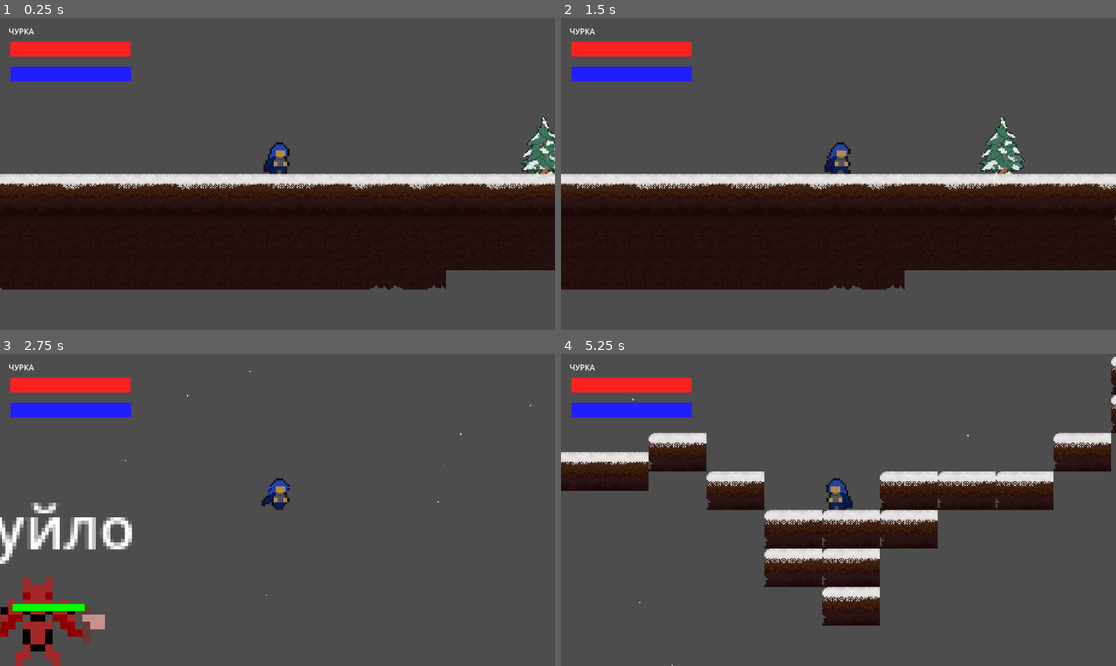
Above: before the commit, frames 1-4 (two rows, left to right).
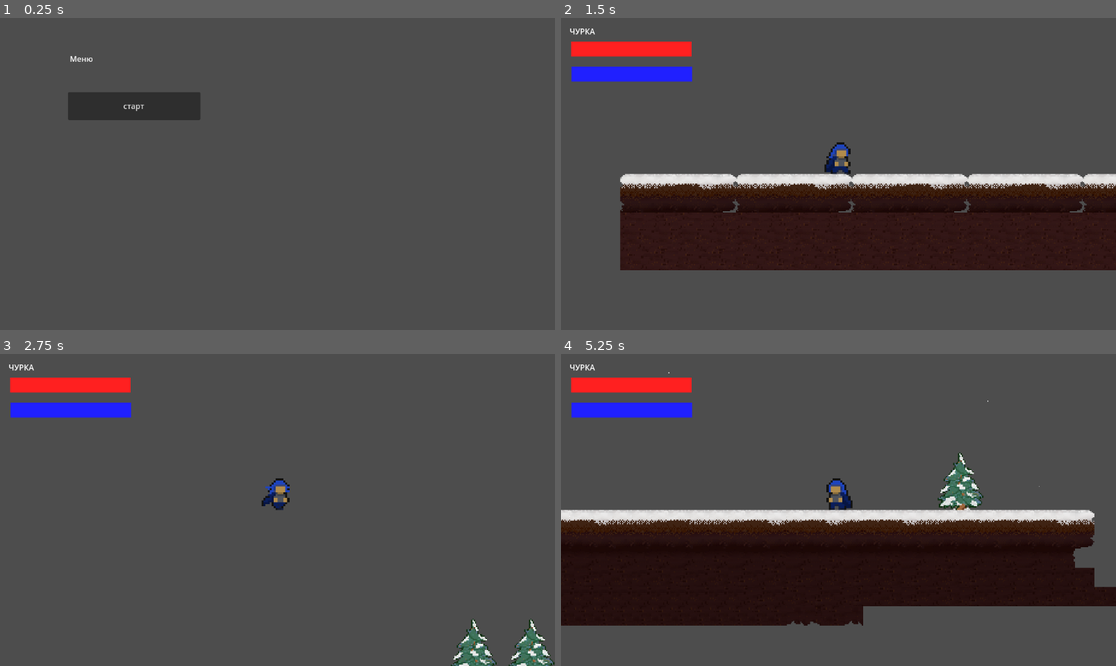
Above: after the commit, the same moments.

Repository: nfl-404/godot_proj
Game: Godot game, scene res://LevelManager/Menu.tscn
Same seed, same stepped clock (60 frames per second), same inputs: the game is played once before the commit and once after it. Before the commit the project starts from res://LevelManager/Levels/Sandbox/sandbox.tscn.
Inputs (mouse positions are in pixels of both pictures, inside the frame that each line leads up to):
- Up to frame 1 (0.25 s): no input
- Up to frame 2 (1.5 s): click (694, 105) at 0.5 s, where only the run after the commit has a clickable "старт"; move the mouse to (960, 158) at 1.27 s; hold D (move_right) from 1.28 s (still down); hold E (interact) from 1.28 s (still down)
- Up to frame 3 (2.75 s): keep holding D (move_right); tap Space (jump) at 1.52, 2.27 s; move the mouse to (166, 525) at 2.02 s; release E (interact) at 2.03 s; click (166, 525) at 2.1 s; tap E (interact) at 2.3 s
- Up to frame 4 (5.25 s): move the mouse to (894, 441) at 2.77 s; release D (move_right) at 2.78 s; hold A (move_left) 2.78-3.53 s; hold E (interact) 2.78-3.53 s; right-click (894, 441) at 2.85 s; move the mouse to (810, 572) at 3.52 s; hold D (move_right) 3.53-5.03 s; tap C (dash) at 3.6 s; tap Space (jump) at 3.77, 4.52 s; tap E (interact) at 3.8, 5.1 s; move the mouse to (1005, 556) at 4.27 s; hold E (interact) 4.28-5.03 s; move the mouse to (672, 463) at 5.02 s; hold A (move_left) from 5.03 s (still down)

The runs differ from the first frame. In frame 1, 41% of the frame differs, in the area x 0-100%, y 3-88%; in frame 2, 9.4%; in frame 3, 5.4%; in frame 4, 38%.

Commit message:
feat: level manager sketch

Diff:
--- a/Base/BaseLevel/BaseLevel.gd
+++ b/Base/BaseLevel/BaseLevel.gd
@@ -1,5 +1,11 @@
 extends Node2D
 class_name BaseLevel
 
+@export var player: BaseCharacter
+
+func _ready() -> void:
+	print('READY CALLED')
+	add_child(LevelManager.player)
+
 func spawn():
 	print('spawned')
--- /dev/null
+++ b/LevelManager/LevelManager.tscn
@@ -0,0 +1,8 @@
+[gd_scene load_steps=2 format=3 uid="uid://b4a11bvdscte4"]
+
+[ext_resource type="Script" path="res://LevelManager/level_manager.gd" id="1_f2fcr"]
+
+[node name="LevelManager" type="Node2D"]
+script = ExtResource("1_f2fcr")
+
+[connection signal="ready" from="." to="." method="_on_ready"]
--- /dev/null
+++ b/LevelManager/Levels/Level1/Level1.gd
@@ -0,0 +1,18 @@
+extends BaseLevel
+
+
+# Called when the node enters the scene tree for the first time.
+func _ready() -> void:
+	print('?player', player)
+	add_child(player)
+	await get_tree().create_timer(3).timeout
+	LevelManager.load_level('Sandbox')
+	LevelManager.switch('Sandbox')
+
+# Called every frame. 'delta' is the elapsed time since the previous frame.
+func _process(delta: float) -> void:
+	pass
+
+
+func _on_tree_entered() -> void:
+	player = LevelManager.player.instantiate()
--- a/LevelManager/Levels/Level1/Level1.tscn
+++ b/LevelManager/Levels/Level1/Level1.tscn
@@ -1,6 +1,6 @@
 [gd_scene load_steps=5 format=4 uid="uid://iggppt50jr44"]
 
-[ext_resource type="Script" path="res://Base/BaseLevel/BaseLevel.gd" id="1_o451r"]
+[ext_resource type="Script" path="res://LevelManager/Levels/Level1/Level1.gd" id="1_x1l3d"]
 [ext_resource type="Texture2D" uid="uid://cnb34xcfcgfu2" path="res://Assets/Tilemaps/winter_tilemap_2demo.png" id="2_72k8y"]
 
 [sub_resource type="TileSetAtlasSource" id="TileSetAtlasSource_yddeo"]
@@ -234,10 +234,12 @@
 sources/0 = SubResource("TileSetAtlasSource_yddeo")
 
 [node name="Level1" type="Node2D"]
-script = ExtResource("1_o451r")
+script = ExtResource("1_x1l3d")
 
 [node name="Textures" type="Node2D" parent="."]
 
 [node name="TileMapLayer" type="TileMapLayer" parent="Textures"]
 tile_map_data = PackedByteArray("AAD6/yAAAAADAAgAAAD6/yEAAAADAAkAAAD7/yAAAAAEAAgAAAD7/yEAAAAEAAkAAAD8/yAAAAAFAAgAAAD8/y …(9152 unchanged characters)…
 tile_set = SubResource("TileSet_f2ktk")
+
+[connection signal="tree_entered" from="." to="." method="_on_tree_entered"]
--- /dev/null
+++ b/LevelManager/Levels/Sandbox/sandbox.gd
@@ -0,0 +1,18 @@
+extends BaseLevel
+
+
+# Called when the node enters the scene tree for the first time.
+func _ready() -> void:
+	print('?player', player)
+	add_child(player)
+	await get_tree().create_timer(3).timeout
+	LevelManager.load_level('Level1')
+	LevelManager.switch('Level1')
+
+# Called every frame. 'delta' is the elapsed time since the previous frame.
+func _process(delta: float) -> void:
+	pass
+
+
+func _on_tree_entered() -> void:
+	player = LevelManager.player.instantiate()
--- a/LevelManager/Levels/Sandbox/sandbox.tscn
+++ b/LevelManager/Levels/Sandbox/sandbox.tscn
@@ -1,12 +1,12 @@
 [gd_scene load_steps=10 format=4 uid="uid://ceep60cwv02ii"]
 
-[ext_resource type="PackedScene" uid="uid://cvvpixwise0og" path="res://Player/player.tscn" id="1_xu7ik"]
-[ext_resource type="Texture2D" uid="uid://cnb34xcfcgfu2" path="res://Assets/Tilemaps/winter_tilemap_2demo.png" id="2_ilqcu"]
-[ext_resource type="PackedScene" uid="uid://s4nck70s7fwg" path="res://LevelManager/Levels/Sandbox/pine_interact.tscn" id="3_pt7hv"]
-[ext_resource type="PackedScene" uid="uid://ce48ypd3h1x1m" path="res://Mobs/Enemies/Ogre/ogre.tscn" id="4_nnub6"]
+[ext_resource type="Script" path="res://LevelManager/Levels/Sandbox/sandbox.gd" id="1_tip14"]
+[ext_resource type="Texture2D" uid="uid://cnb34xcfcgfu2" path="res://Assets/Tilemaps/winter_tilemap_2demo.png" id="3_xjfon"]
+[ext_resource type="PackedScene" uid="uid://s4nck70s7fwg" path="res://LevelManager/Levels/Sandbox/pine_interact.tscn" id="4_roi4w"]
+[ext_resource type="PackedScene" uid="uid://ce48ypd3h1x1m" path="res://Mobs/Enemies/Ogre/ogre.tscn" id="5_hdoyx"]
 
 [sub_resource type="TileSetAtlasSource" id="TileSetAtlasSource_uw3wf"]
-texture = ExtResource("2_ilqcu")
+texture = ExtResource("3_xjfon")
 18:0/0 = 0
 19:0/0 = 0
 20:0/0 = 0
@@ -259,9 +259,7 @@
 turbulence_noise_scale = 3.0
 
 [node name="Sandbox" type="Node2D"]
-
-[node name="Player" parent="." instance=ExtResource("1_xu7ik")]
-position = Vector2(852, 512)
+script = ExtResource("1_tip14")
 
 [node name="Textures" type="Node2D" parent="."]
 
@@ -297,10 +295,12 @@
 
 [node name="interactives" type="Node" parent="."]
 
-[node name="pine_interact" parent="interactives" instance=ExtResource("3_pt7hv")]
+[node name="pine_interact" parent="interactives" instance=ExtResource("4_roi4w")]
 position = Vector2(1075, 488)
 
-[node name="Enemy" parent="." instance=ExtResource("4_nnub6")]
+[node name="Enemy" parent="." instance=ExtResource("5_hdoyx")]
 position = Vector2(1341, 402)
 collision_layer = 1
 collision_mask = 1
+
+[connection signal="tree_entered" from="." to="." method="_on_tree_entered"]
--- /dev/null
+++ b/LevelManager/Menu.tscn
@@ -0,0 +1,22 @@
+[gd_scene load_steps=2 format=3 uid="uid://dyojb4lre88de"]
+
+[ext_resource type="Script" path="res://LevelManager/menu.gd" id="1_bb541"]
+
+[node name="Menu" type="Node2D"]
+script = ExtResource("1_bb541")
+
+[node name="Label" type="Label" parent="."]
+offset_left = 145.0
+offset_top = 73.0
+offset_right = 194.0
+offset_bottom = 96.0
+text = "Меню"
+
+[node name="Button" type="Button" parent="."]
+offset_left = 141.0
+offset_top = 154.0
+offset_right = 416.0
+offset_bottom = 212.0
+text = "старт"
+
+[connection signal="pressed" from="Button" to="." method="_on_button_pressed"]
--- /dev/null
+++ b/LevelManager/level_manager.gd
@@ -0,0 +1,44 @@
+extends Node2D
+
+const LEVELS_DIRECTORY = 'res://LevelManager/Levels'
+const DEFAULT_LEVEL = 'Sanbox'
+
+var _levels: Dictionary = {}
+
+var player = preload("res://Player/player.tscn")
+
+func _on_ready() -> void:
+	var dir = DirAccess.open(LEVELS_DIRECTORY)
+	print('Levels: ', dir.get_directories())
+	for level in dir.get_directories():
+		_levels[level] = null
+
+func load_level(name: String):
+	if !_levels.has(name):
+		print('Level ' + name + ' not found')
+		return
+	if _levels[name] != null:
+		print('Level ' + name + ' alreay loaded')
+		return
+	_levels[name] = load(get_level_path(name))
+	print('levels: ', get_level_path(name), ' ', _levels)
+
+func start(name: String):
+	var tree: SceneTree = get_tree()
+
+	if !_levels.has(name) || !_levels[name]:
+		print('Level ' + name + ' not loaded')
+		return
+	tree.change_scene_to_packed(_levels[name])
+
+func switch(name: String):
+	var tree: SceneTree = get_tree()
+
+	if !_levels.has(name) || !_levels[name]:
+		print('Level ' + name + ' not loaded')
+		return
+
+	tree.change_scene_to_packed(_levels[name])
+
+func get_level_path(name):
+	return LEVELS_DIRECTORY + '/' + name + '/' + name + '.tscn'
--- /dev/null
+++ b/LevelManager/menu.gd
@@ -0,0 +1,17 @@
+extends Node2D
+
+
+# Called when the node enters the scene tree for the first time.
+func _ready() -> void:
+	pass # Replace with function body.
+
+
+# Called every frame. 'delta' is the elapsed time since the previous frame.
+func _process(delta: float) -> void:
+	pass
+
+
+func _on_button_pressed() -> void:
+	#await get_tree().create_timer(1).timeout
+	LevelManager.load_level('Level1')
+	LevelManager.start('Level1')
--- a/Player/player.gd
+++ b/Player/player.gd
@@ -1,4 +1,5 @@
 extends BaseCharacter
+class_name Player
 
 enum EActions {
 	NONE = 0,
--- a/project.godot
+++ b/project.godot
@@ -11,13 +11,14 @@
 [application]
 
 config/name="Новый игровой проект"
-run/main_scene="res://LevelManager/Levels/Sandbox/sandbox.tscn"
+run/main_scene="res://LevelManager/Menu.tscn"
 config/features=PackedStringArray("4.3", "GL Compatibility")
 config/icon="res://icon.svg"
 
 [autoload]
 
 InteractionManager="*res://Base/BaseInteraction/InteractionManager.tscn"
+LevelManager="*res://LevelManager/LevelManager.tscn"
 
 [display]
 
